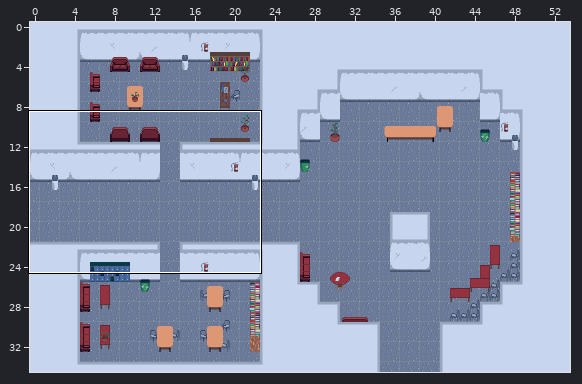
One commit to this Tiled map: maps/c3Map.tmx. The first picture is a wide view before the edit; the outline marks the close-up.
Close-up. The starting point:
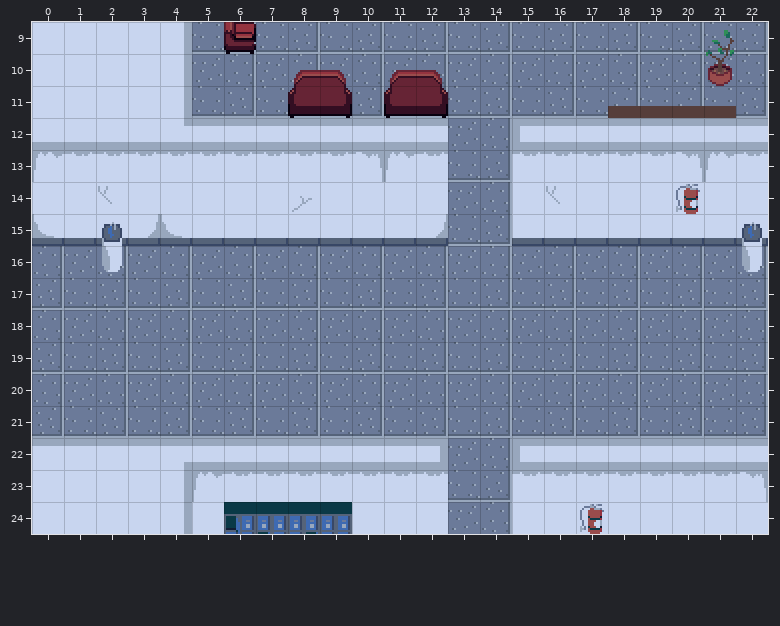
Cells are 16x16 px. Shown: x 0..22, y 9..24.
The same view after the edit:
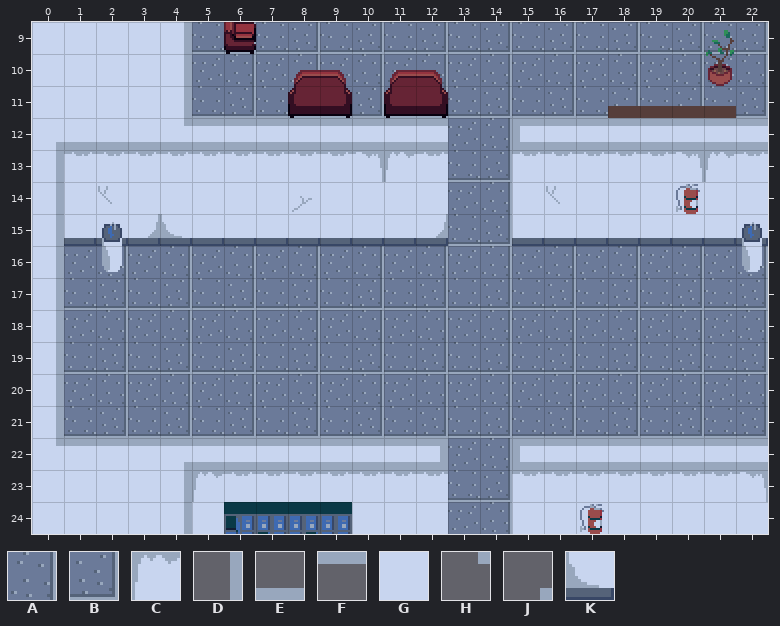
Key: from "tileset": A 197, B 229, C 263, D 294, E 294 flipped on the diagonal, F 294 turned 270, G 296, H 325, J 325 turned 90, K 327.
_ is an empty cell.
From old to new:
Layer "buildings":
y 12: x 0 E -> J
y 13: x 0 C -> D
y 14: x 0 G -> D
y 15: x 0 K -> D
y 16: x 0 A -> D
y 17: x 0 B -> D
y 18: x 0 A -> D
y 19: x 0 B -> D
y 20: x 0 A -> D
y 21: x 0 B -> D
y 22: x 0 F -> H
